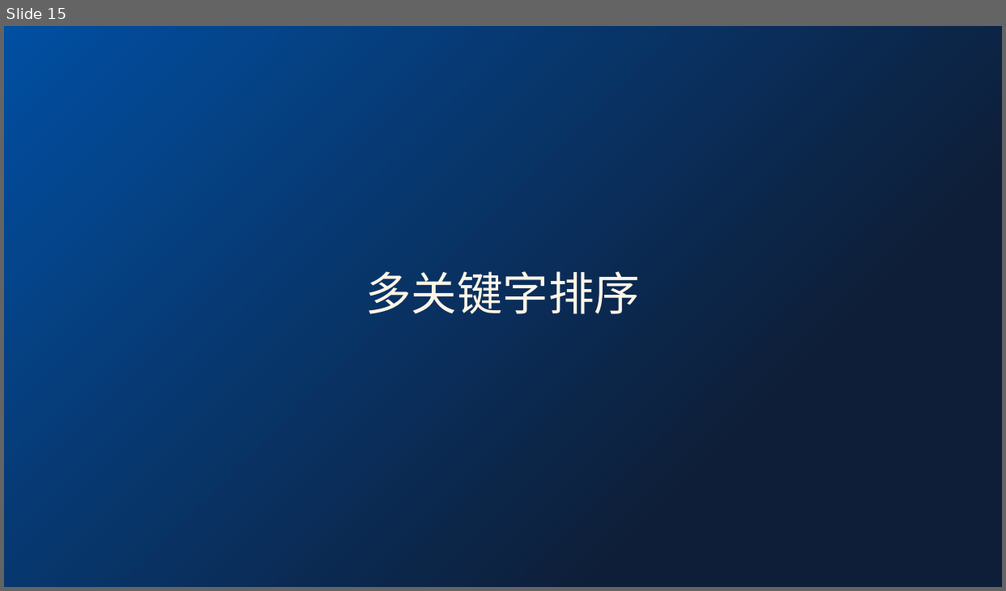
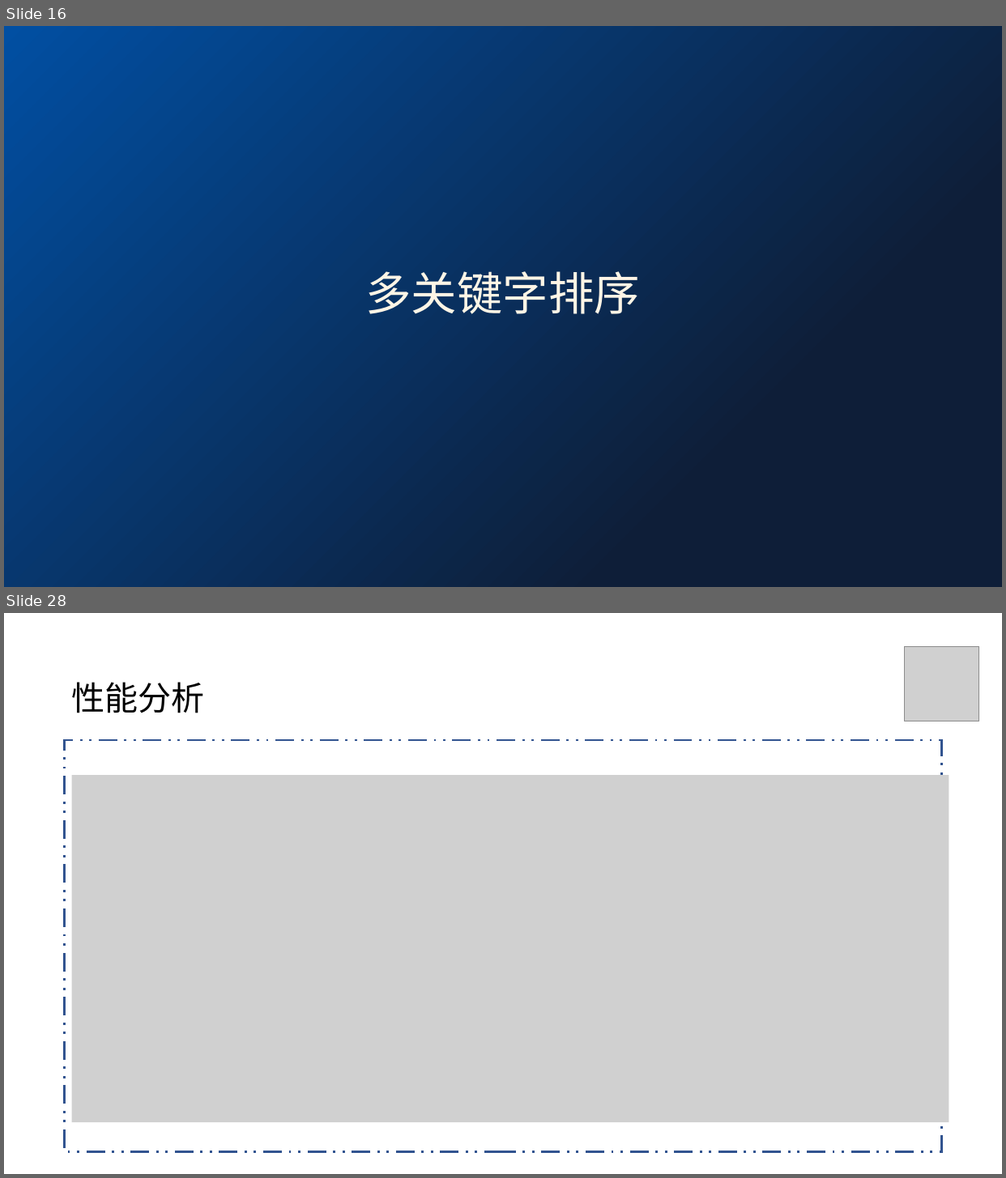
Before and after one commit to Zemdalk/DS-project-work, a slide deck: reports/课堂汇报.pptx. Shown one above the other, each under a label of ours: slide 15 before the commit, slides 16 and 28 after it; the slides between them are not shown. The pictures are 1006x591 and 1006x1178 pixels, drawn with LibreOffice and Linux fonts; fonts in the diff are those of the drawing; grey boxes stand for pictures. Boxes give left, top, right and bottom in pixels: in the first picture for what was removed or moved away, otherwise in the second. Text is boxed around its words. In the diff, an @@ line names an element or a change of style, - is before the commit and + after.

```diff
--- a/reports/课堂汇报.pptx
+++ b/reports/课堂汇报.pptx
@@ slide 28 added at <box>4,613,1002,1174</box>, background #FFFFFF @@
@@ picture added at <box>905,647,979,722</box> @@
@@ text added at <box>72,682,205,713</box>, 32 pt, text #000000 @@
+性能分析
@@ rectangle added at <box>65,740,942,1152</box>, outline #325491 2.25 pt dashed @@
@@ picture added at <box>71,776,948,1122</box> @@
@@ what was slide 15 is now slide 16 @@
```
Also in this commit, not shown: 5 slides changed, 12 other slides added, 1 slide removed.
